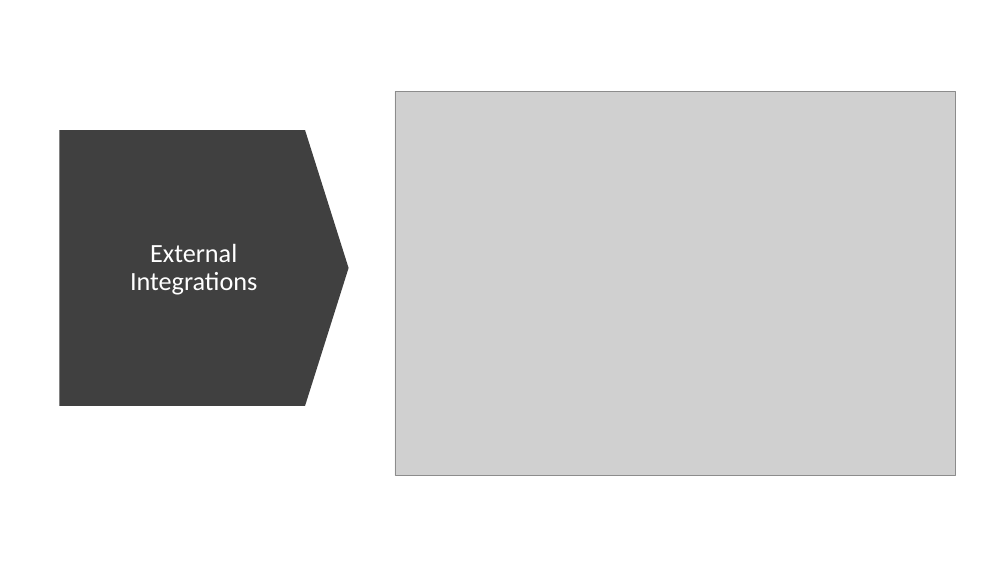
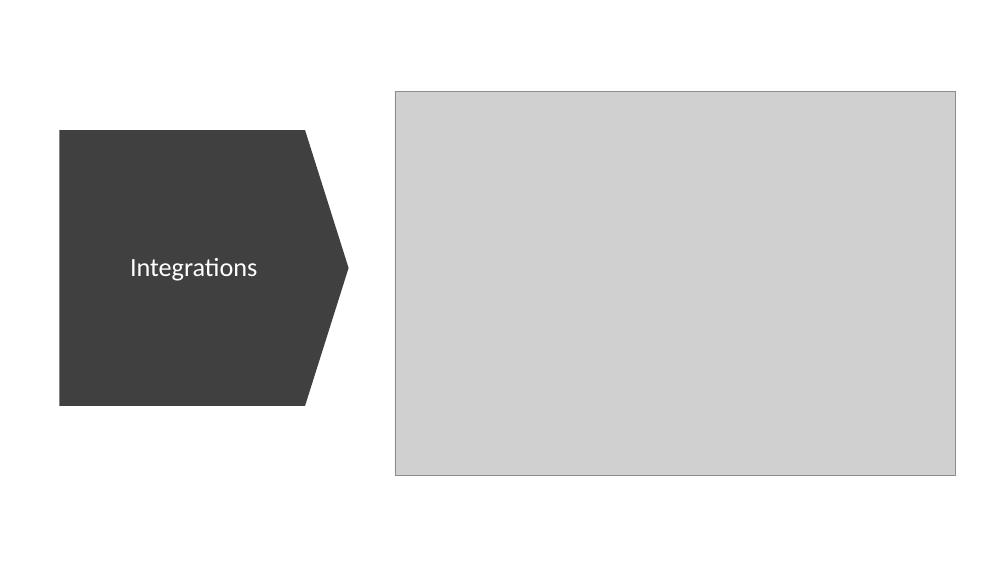
Before and after one commit to Paul-Borisov/react-azure-open-ai-chat-web-part-spfx, a slide deck: slide 8 of docs/azure-openai-chat-web-part-presentation.pptx (slide 7 before the commit). Drawn at 1008x567 pixels with LibreOffice and Linux fonts; fonts in the diff are those of the drawing; grey boxes stand for pictures. Boxes give left, top, right and bottom in pixels: in the first picture for what was removed or moved away, otherwise in the second. Text is boxed around its words. In the diff, an @@ line names an element or a change of style, - is before the commit and + after.

```diff
--- a/docs/azure-openai-chat-web-part-presentation.pptx
+++ b/docs/azure-openai-chat-web-part-presentation.pptx
@@ title at [130,258,257,281]: text changed @@
-External Integrations
+Integrations
```
Also in this commit, not shown: 9 other slides changed, 1 slide added, 2 other files.
